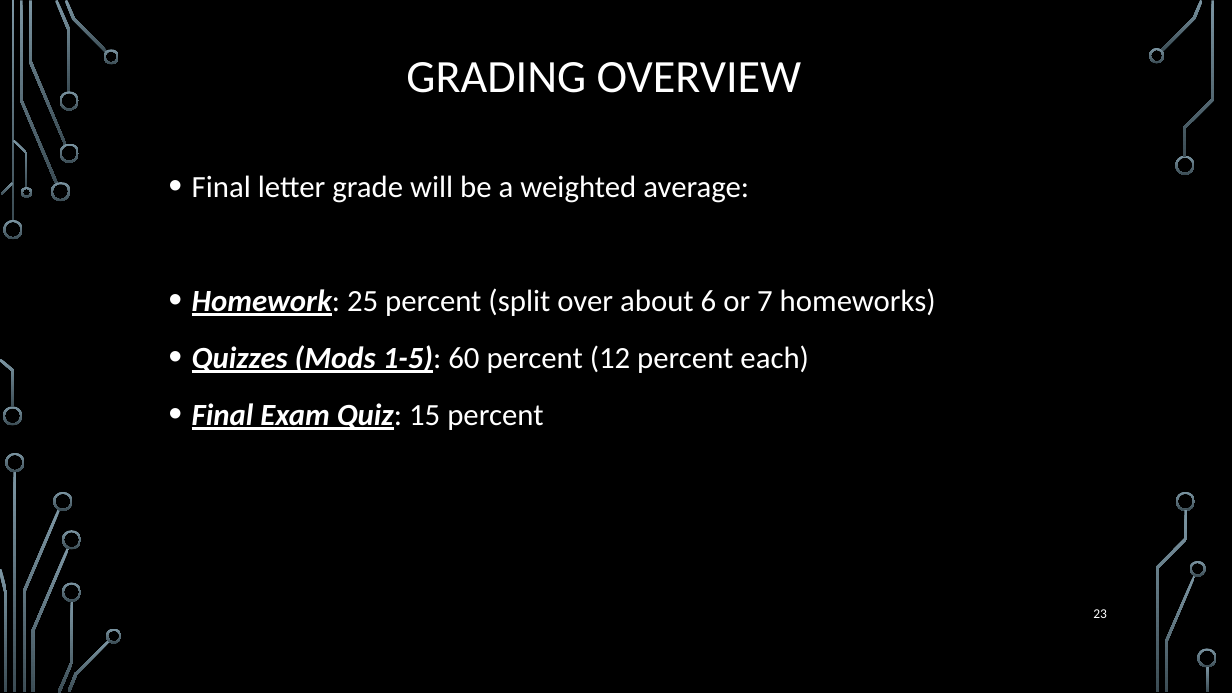
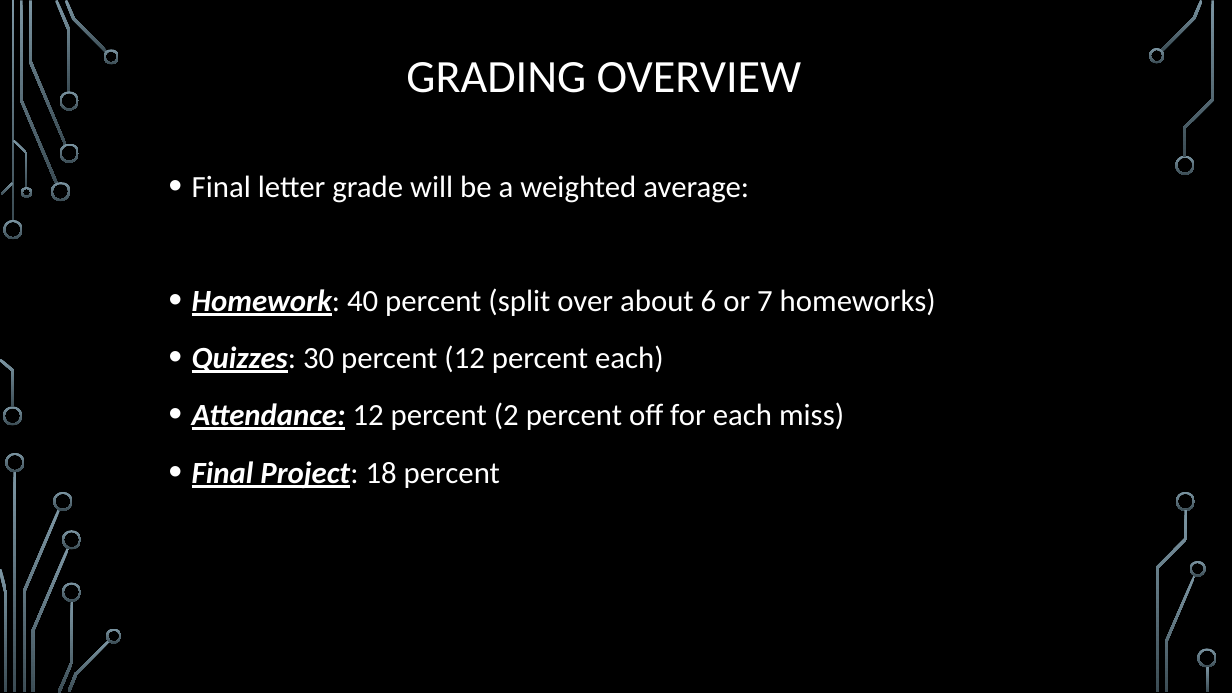
Before and after one commit to janiceeguo/advAlgo, a slide deck: slide 24 of slides/00-CourseIntroduction.pptx (slide 23 before the commit). Drawn at 1232x693 pixels with LibreOffice and Linux fonts; fonts in the diff are those of the drawing; background and template pictures are left out. Boxes give left, top, right and bottom in pixels: in the first picture for what was removed or moved away, otherwise in the second. Text is boxed around its words. In the diff, an @@ line names an element or a change of style, - is before the commit and + after.

```diff
--- a/slides/00-CourseIntroduction.pptx
+++ b/slides/00-CourseIntroduction.pptx
@@ text at <box>192,288,936,489</box>: text changed @@
-• Homework: 25 percent (split over about 6 or 7 homeworks)
-• Quizzes (Mods 1-5): 60 percent (12 percent each)
-• Final Exam Quiz: 15 percent
+• Homework: 40 percent (split over about 6 or 7 homeworks)
+• Quizzes: 30 percent (12 percent each)
+• Attendance: 12 percent (2 percent off for each miss)
+• Final Project: 18 percent
@@ page number removed at <box>1093,609,1107,618</box> @@
-23
```
Also in this commit, not shown: 11 other slides changed, 12 slides added, 17 slides removed, 2 other files.
